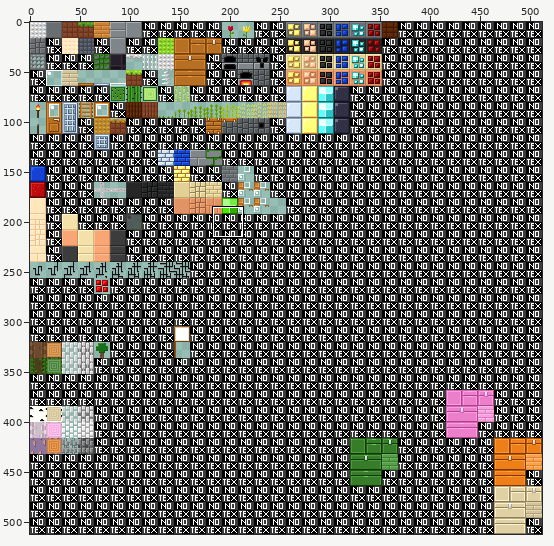
Two states of a sprite sheet, terrain.png. The first picture is a wide view before the edit; the outline marks the close-up.
Close-up. The starting point:
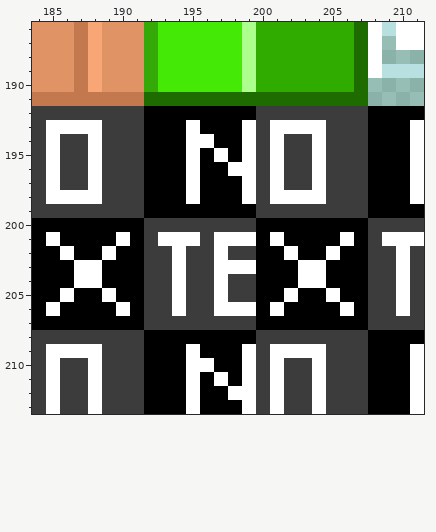
The file is 512x512 pixels. Colours within 5 levels of each other are drawn and written as one. Shown: x 184..211, y 186..213.
Now the later version:
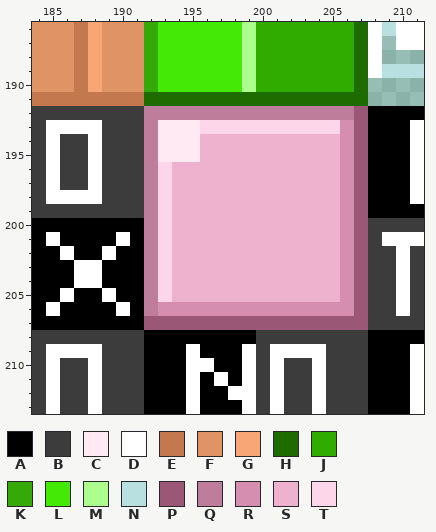
Palette (. is transparent): A #000000  B #3c3c3c  C #ffe9f3  D #ffffff  E #c3794d  F #e09365  G #f8a675  H #1e6b00  J #30ab00  K #35a908  L #44e905  M #acff8c  N #b9e0e1  P #9b5776  Q #be7d9b  R #d68eb0  S #eeb2ce  T #fdd6e9
From old to new:
Changed rows in their new state; - is an unchanged pixel.
first column x 192:
192 QQQQQQQQQQQQQQQP
193 QCCCTTTTTTTTTTRP
194 QCCCSSSSSSSSSSRP
195 QCCCSSSSSSSSSSRP
196 QTSSSSSSSSSSSSRP
197 QTSSSSSSSSSSSSRP
198 QTSSSSSSSSSSSSRP
199 QTSSSSSSSSSSSSRP
200 QTSSSSSSSSSSSSRP
201 QTSSSSSSSSSSSSRP
202 QTSSSSSSSSSSSSRP
203 QTSSSSSSSSSSSSRP
204 QTSSSSSSSSSSSSRP
205 QTSSSSSSSSSSSSRP
206 QRRRRRRRRRRRRRRP
207 PPPPPPPPPPPPPPPP
Where, in picture pixels (left, top, right, bottom), the same in both close-ups:
changed: (144, 106, 368, 330)
